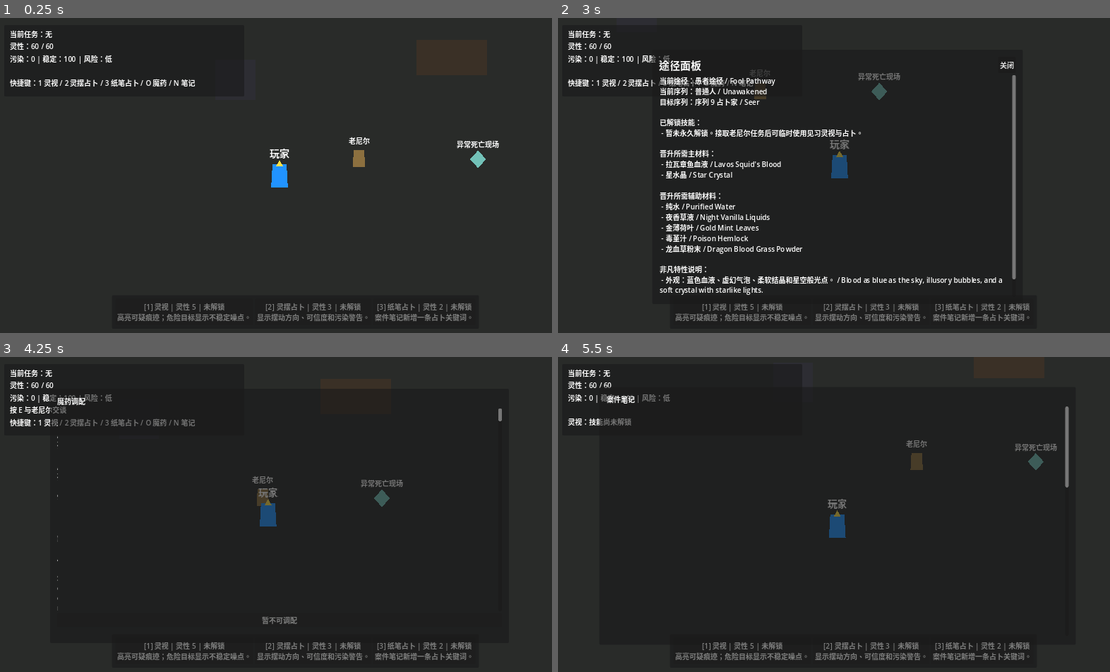
Above: before the commit, frames 1-4 (two rows, left to right).
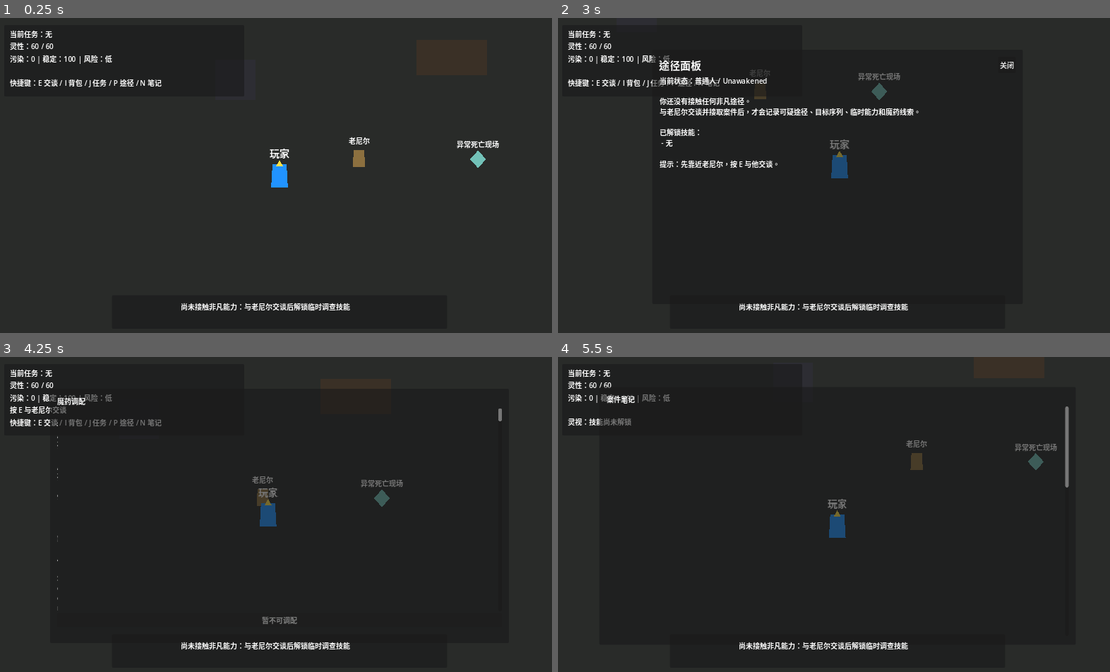
Above: after the commit, the same moments.

Repository: hcc7716-creator/Lord-of-the-Mysteries
Game: Godot game, scene res://scenes/main/Main.tscn
Two runs of this game, one before a commit and one after it. Both use one fixed random seed, a clock stepped at 60 frames per second and the inputs below.
Inputs:
- Up to frame 1 (0.25 s): no input
- Up to frame 2 (3 s): tap Enter at 0.5 s; hold D (move_right) 0.53-1.28 s; tap E (interact) at 0.6 s; hold S (move_down) 1.28-2.03 s; tap I at 1.35 s; hold D (move_right) 2.03-2.78 s; tap J at 2.1 s; hold W (move_up) from 2.78 s (still down); tap P at 2.85 s
- Up to frame 3 (4.25 s): release W (move_up) at 3.53 s; hold A (move_left) from 3.53 s (still down); tap O at 3.6 s
- Up to frame 4 (5.5 s): tap N at 4.35 s; release A (move_left) at 5.03 s; hold S (move_down) from 5.03 s (still down); tap 1 at 5.1 s

The runs differ from the first frame. In frame 1, 1.9% of the frame differs, in the area x 7-86%, y 19-97%; in frame 2, 7.1%, in the area x 7-86%, y 18-97%; in frame 3, 1.8%; in frame 4, 1.5%.

Commit message:
Hide pathway details before Old Neil quest

Diff:
--- a/scripts/ui/HUD.gd
+++ b/scripts/ui/HUD.gd
@@ -32,7 +32,7 @@
 	quest_label.text = QuestManager.get_active_quest_title()
 	_refresh_stats()
 	hint_label.text = ""
-	status_label.text = "快捷键：1 灵视 / 2 灵摆占卜 / 3 纸笔占卜 / O 魔药 / N 笔记"
+	_set_default_status_text()
 	if inventory_panel.has_method("refresh"):
 		inventory_panel.refresh()
 	if quest_panel.has_method("refresh"):
@@ -103,8 +103,15 @@
 	var timer := get_tree().create_timer(4.0)
 	timer.timeout.connect(func():
 		if status_label.text == text:
-			status_label.text = "快捷键：1 灵视 / 2 灵摆占卜 / 3 纸笔占卜 / O 魔药 / N 笔记"
+			_set_default_status_text()
 	)
+
+
+func _set_default_status_text() -> void:
+	if QuestManager.get_quest_status("quest_tingen_become_seer") == QuestManager.QuestStatus.NOT_STARTED and PathwayManager.current_sequence_id == "":
+		status_label.text = "快捷键：E 交谈 / I 背包 / J 任务 / P 途径 / N 笔记"
+	else:
+		status_label.text = "快捷键：1 灵视 / 2 灵摆占卜 / 3 纸笔占卜 / O 魔药 / N 笔记"
 
 
 func _refresh_stats() -> void:
@@ -118,6 +125,7 @@
 
 func _on_quest_updated(_quest_id: String) -> void:
 	quest_label.text = QuestManager.get_active_quest_title()
+	_set_default_status_text()
 	if quest_panel.has_method("refresh"):
 		quest_panel.refresh()
 	if case_notebook_panel.has_method("refresh"):
@@ -132,6 +140,7 @@
 
 
 func _on_pathway_changed() -> void:
+	_set_default_status_text()
 	if pathway_panel.has_method("refresh"):
 		pathway_panel.refresh()
 	if skill_bar.has_method("refresh"):
--- a/scripts/ui/PathwayPanel.gd
+++ b/scripts/ui/PathwayPanel.gd
@@ -11,6 +11,10 @@
 
 
 func refresh() -> void:
+	if not _has_pathway_context():
+		content.text = _build_locked_text()
+		return
+
 	var pathway: Dictionary = PathwayManager.get_current_pathway()
 	var sequence: Dictionary = PathwayManager.get_current_sequence()
 	var characteristic: Dictionary = PathwayManager.get_current_characteristic()
@@ -74,6 +78,21 @@
 	content.text = text
 
 
+func _has_pathway_context() -> bool:
+	return QuestManager.get_quest_status("quest_tingen_become_seer") != QuestManager.QuestStatus.NOT_STARTED or PathwayManager.current_sequence_id != ""
+
+
+func _build_locked_text() -> String:
+	var text := ""
+	text += "当前状态：普通人 / Unawakened\n\n"
+	text += "你还没有接触任何非凡途径。\n"
+	text += "与老尼尔交谈并接取案件后，才会记录可疑途径、目标序列、临时能力和魔药线索。\n\n"
+	text += "已解锁技能：\n"
+	text += " - 无\n\n"
+	text += "提示：先靠近老尼尔，按 E 与他交谈。\n"
+	return text
+
+
 func _format_material_list(material_ids) -> String:
 	if material_ids.is_empty():
 		return " - 无\n"
--- a/scripts/ui/SkillBar.gd
+++ b/scripts/ui/SkillBar.gd
@@ -22,6 +22,14 @@
 	for child in slots.get_children():
 		child.queue_free()
 
+	if QuestManager.get_quest_status("quest_tingen_become_seer") == QuestManager.QuestStatus.NOT_STARTED and PathwayManager.current_sequence_id == "":
+		var label := Label.new()
+		label.text = "尚未接触非凡能力：与老尼尔交谈后解锁临时调查技能"
+		label.custom_minimum_size = Vector2(680, 48)
+		label.horizontal_alignment = HORIZONTAL_ALIGNMENT_CENTER
+		slots.add_child(label)
+		return
+
 	for slot in SKILL_SLOTS:
 		var skill_id := str(slot.get("skill_id", ""))
 		var button := Button.new()
